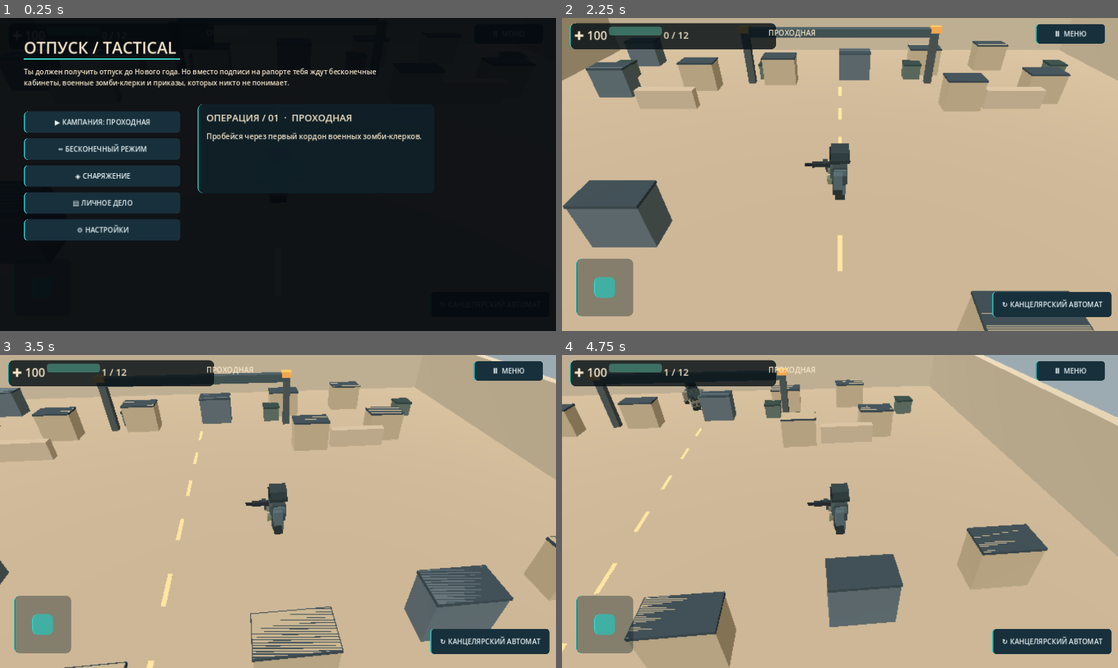
Above: before the commit, frames 1-4 (two rows, left to right).
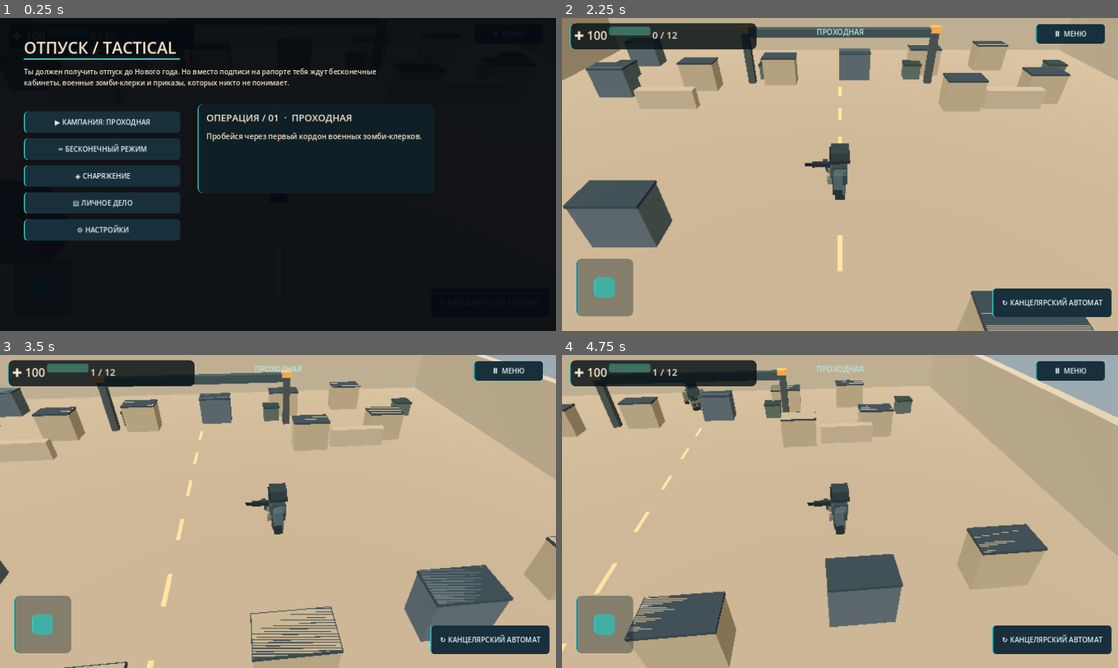
Above: after the commit, the same moments.

Repository: gemini13334-beep/---
Game: Godot game, scene res://scenes/main.tscn
Two runs of this game, one before a commit and one after it. Both use one fixed random seed, a clock stepped at 60 frames per second and the inputs below.
Inputs (mouse positions are in pixels of both pictures, inside the frame that each line leads up to):
- Up to frame 1 (0.25 s): no input
- Up to frame 2 (2.25 s): click "Ⅱ МЕНЮ" at 0.5 s; click "↻ КАНЦЕЛЯРСКИЙ АВТОМАТ" at 1.25 s; click "▶ КАМПАНИЯ: ПРОХОДНАЯ" at 2 s
- Up to frame 3 (3.5 s): tap Enter at 2.75 s; move the mouse to (400, 495) at 2.77 s; hold D from 2.78 s (still down); click (400, 495) at 2.92 s
- Up to frame 4 (4.75 s): release D at 3.5 s; drag from (728, 527) to (812, 574) at 3.52 s; move the mouse to (895, 442) at 4.27 s; hold D from 4.28 s (still down)

The runs differ from the first frame. In frame 2, 1.2% of the frame differs, in the area x 15-99%, y 1-93%; in frame 3, 1.1%; in frame 4, 1.1%.

Commit message:
Rebalance responsive tactical HUD: center mission label and compact health strip

Diff:
--- a/godot/scripts/main.gd
+++ b/godot/scripts/main.gd
@@ -346,14 +346,14 @@
  layer.add_child(hud)
  var bar:=HBoxContainer.new()
  bar.position=Vector2(28,20)
- var hud_strip:=_panel(Vector2(18,12),Vector2(475,60),Color(0.025,0.065,0.085,0.82))
+ var hud_strip:=_panel(Vector2(18,12),Vector2(430,60),Color(0.025,0.065,0.085,0.82))
  hud.add_child(hud_strip)
  hud.move_child(hud_strip,0)
  hud.add_child(bar)
  hp_label=_label("✚ 100",27)
  bar.add_child(hp_label)
  health_bar=ProgressBar.new()
- health_bar.custom_minimum_size=Vector2(122,20)
+ health_bar.custom_minimum_size=Vector2(96,20)
  health_bar.max_value=100.0
  health_bar.value=100.0
  health_bar.show_percentage=false
@@ -363,18 +363,21 @@
  kills_label=_label("0 / %d"%_target(),22)
  bar.add_child(kills_label)
  status_label=_label("ОПЕРАЦИЯ",17)
- status_label.position=Vector2(475,22)
+ status_label.set_anchors_preset(Control.PRESET_CENTER_TOP)
+ status_label.position=Vector2(-125,20)
+ status_label.custom_minimum_size=Vector2(250,32)
+ status_label.horizontal_alignment=HORIZONTAL_ALIGNMENT_CENTER
+ status_label.add_theme_color_override("font_color",Color("#b4e9e4"))
  hud.add_child(status_label)
  var pause:=_button("Ⅱ  МЕНЮ")
- pause.position=Vector2(1080,14)
  pause.set_anchors_preset(Control.PRESET_TOP_RIGHT)
  pause.position=Vector2(-190,14)
  pause.pressed.connect(_show_menu)
  hud.add_child(pause)
  weapon_button=_button("↻ "+str(WEAPONS[weapon_index]["name"]))
  weapon_button.set_anchors_preset(Control.PRESET_BOTTOM_RIGHT)
- weapon_button.position=Vector2(-290,-90)
- weapon_button.custom_minimum_size=Vector2(275,58)
+ weapon_button.position=Vector2(-290,-98)
+ weapon_button.custom_minimum_size=Vector2(275,66)
  weapon_button.pressed.connect(_cycle_weapon)
  hud.add_child(weapon_button)
  joystick_base=_panel(Vector2(32,-166),Vector2(132,132),Color(0.05,0.13,0.16,0.38))
